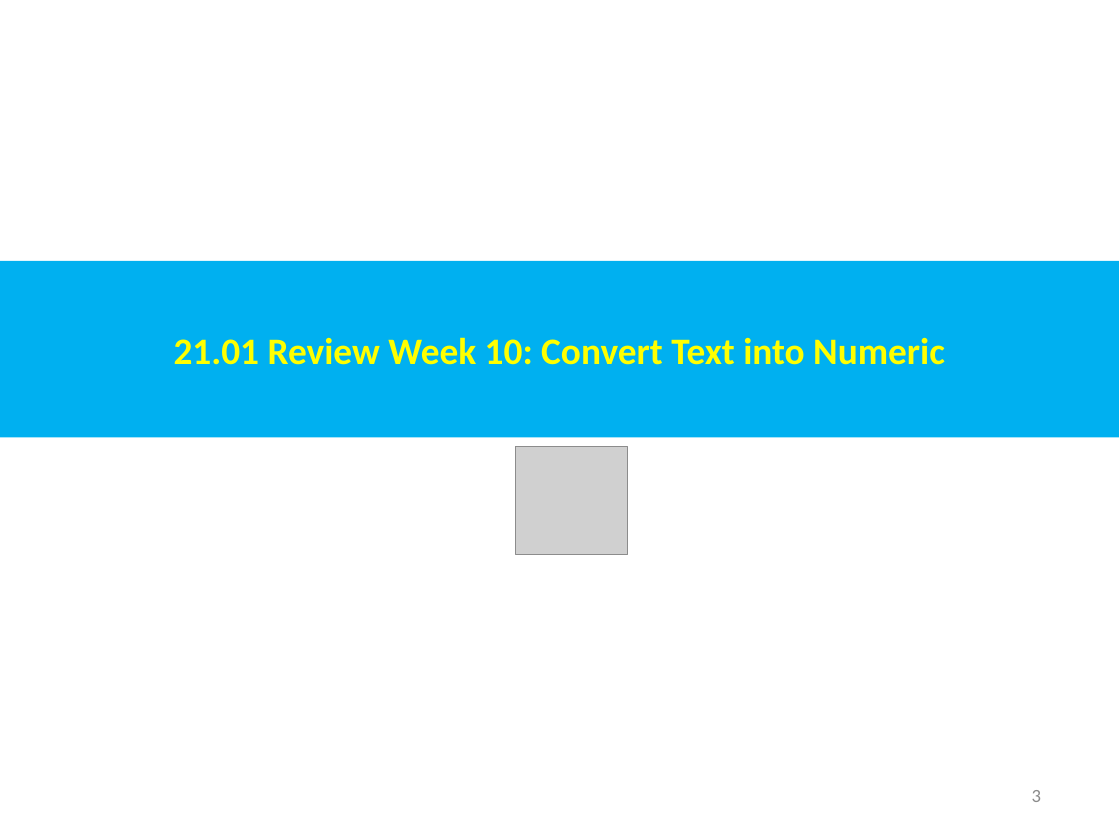
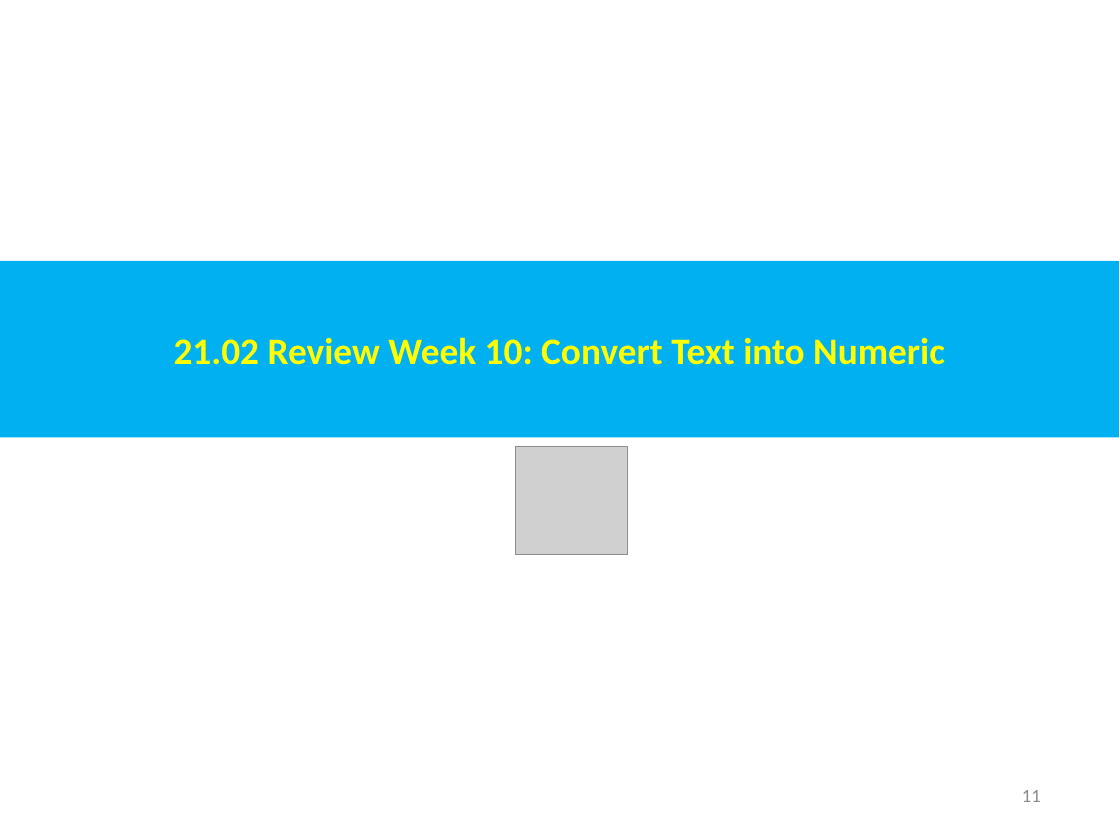
Before and after one commit to peterhchen/AIU_CS512_DL, a slide deck: slide 11 of 000_Lecture_Project/week11/001_Video/21.00_w10_review_Dropout.ppt (slide 3 before the commit). Drawn at 1120x840 pixels with LibreOffice and Linux fonts; fonts in the diff are those of the drawing; grey boxes stand for pictures. Boxes give left, top, right and bottom in pixels: in the first picture for what was removed or moved away, otherwise in the second. Text is boxed around its words. In the diff, an @@ line names an element or a change of style, - is before the commit and + after.

```diff
--- a/000_Lecture_Project/week11/001_Video/21.00_w10_review_Dropout.ppt
+++ b/000_Lecture_Project/week11/001_Video/21.00_w10_review_Dropout.ppt
@@ text in rectangle at bbox=[174, 337, 945, 365]: text changed @@
-21.01 Review Week 10: Convert Text into Numeric
+21.02 Review Week 10: Convert Text into Numeric
@@ page number at bbox=[1022, 790, 1041, 802]: text changed @@
-3
+11
```
Also in this commit, not shown: 6 other slides changed, 10 slides added.
